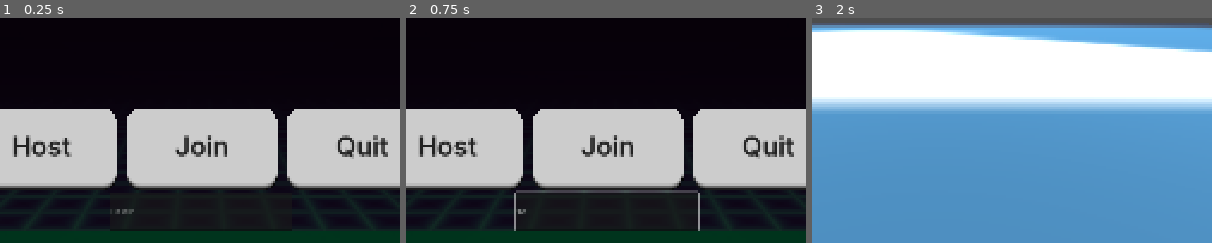
Above: before the commit, frames 1-3 (left to right).
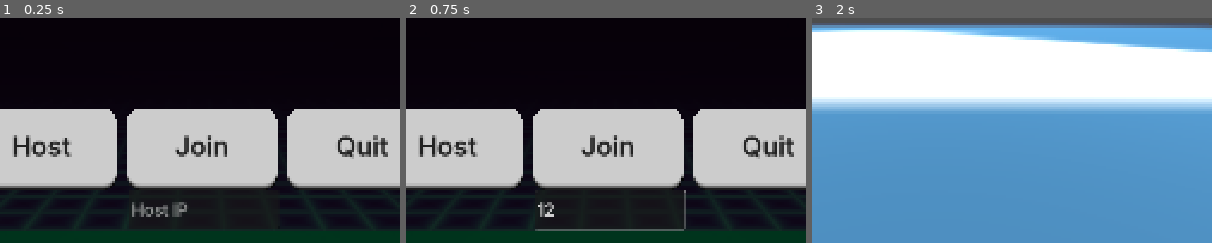
Above: after the commit, the same moments.

Repository: Sam23500/multiplayer
Game: Godot game, scene res://root.tscn
The game is run twice, just before and just after one commit, with the same random seed, the same clock (stepped at 60 frames per second) and the same inputs. The engine's default icon, where the game draws it, is replaced by a stand-in: a white triangle on a blue panel in a dark square.
Inputs (mouse positions are % of the whole screen's width and height, from its top left):
- Up to frame 1 (0.25 s): no input
- Up to frame 2 (0.75 s): click (60, 93) at 0.52 s; type "12" at 0.6 s
- Up to frame 3 (2 s): click "Start" at 1.25 s
The pictures show only the part of the screen within x 35-85%, y 50-100%; the shares and areas given below are measured in that part.

The runs differ from the first frame. In frame 1, 0.6% of the frame differs, in the area x 27-47%, y 81-89%; in frame 2, 1.4%, in the area x 27-74%, y 76-95%; in frame 3, nothing differs.

Commit message:
better button
host ip looks a bit less awful

Diff:
--- a/assets/theme.tres
+++ b/assets/theme.tres
@@ -62,3 +62,5 @@
 Label/colors/font_outline_color = Color(0, 0, 0, 0)
 Label/font_sizes/font_size = 64
 Label/fonts/font = ExtResource("1_5x3i2")
+LineEdit/font_sizes/font_size = 64
+LineEdit/fonts/font = ExtResource("1_5x3i2")
--- a/root.tscn
+++ b/root.tscn
@@ -36,10 +36,12 @@
 
 [node name="HostIP" type="LineEdit" parent="MainMenuStuff" unique_id=1651144391]
 layout_mode = 0
-offset_left = 930.0
-offset_top = 959.0
-offset_right = 1369.5
-offset_bottom = 1050.0
+offset_left = 978.0
+offset_top = 955.0
+offset_right = 1337.0
+offset_bottom = 1046.0
+theme = ExtResource("2_vvh5c")
+theme_override_font_sizes/font_size = 40
 placeholder_text = "Host IP"
 
 [node name="ButtonContainer" type="HBoxContainer" parent="MainMenuStuff" unique_id=511784848]
Not shown: 1 places in root.tscn that only renumber resources
